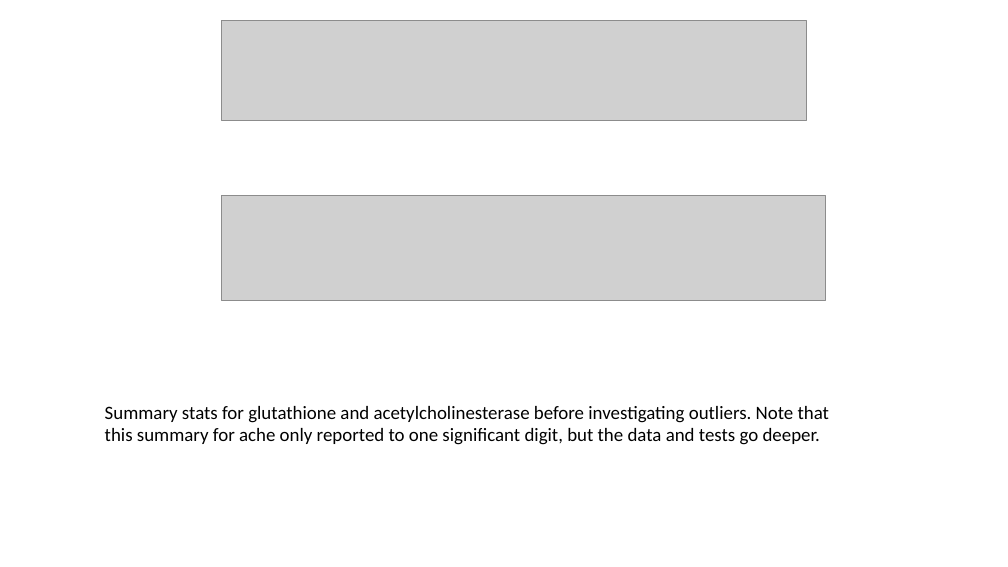
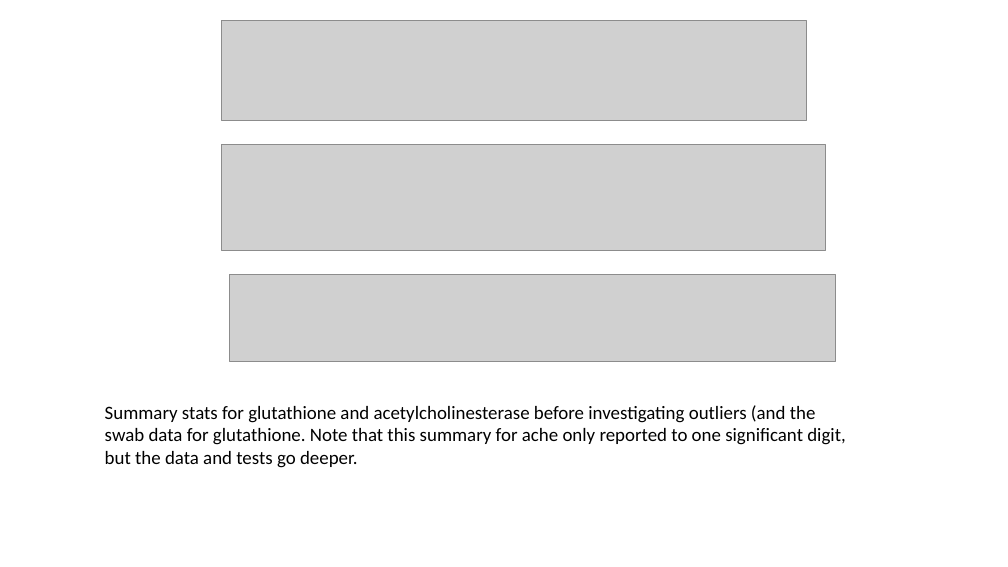
Before and after one commit to amphibian-exeff/vanmeter_salamander_exposures, a slide deck: slide 3 of pptx/vanmeter_salamander_exposures.pptx. Drawn at 1008x567 pixels with LibreOffice and Linux fonts; fonts in the diff are those of the drawing; grey boxes stand for pictures. Boxes give left, top, right and bottom in pixels: in the first picture for what was removed or moved away, otherwise in the second. Text is boxed around its words. In the diff, an @@ line names an element or a change of style, - is before the commit and + after.

Commit message:
gsh swab outliers and tests

```diff
--- a/pptx/vanmeter_salamander_exposures.pptx
+++ b/pptx/vanmeter_salamander_exposures.pptx
@@ picture: place and size @@
-picture at [222, 195, 825, 301]
+picture at [222, 144, 825, 250]
@@ picture added at [230, 274, 836, 361] @@
@@ text at [105, 405, 845, 468]: text changed @@
-Summary stats for glutathione and acetylcholinesterase before investigating outliers. Note that this summary for ache only reported to one significant digit, but the data and tests go deeper.
+Summary stats for glutathione and acetylcholinesterase before investigating outliers (and the swab data for glutathione. Note that this summary for ache only reported to one significant digit, but the data and tests go deeper.
```
Also in this commit, not shown: 4 other slides changed, 2 slides added, 2 other files.
